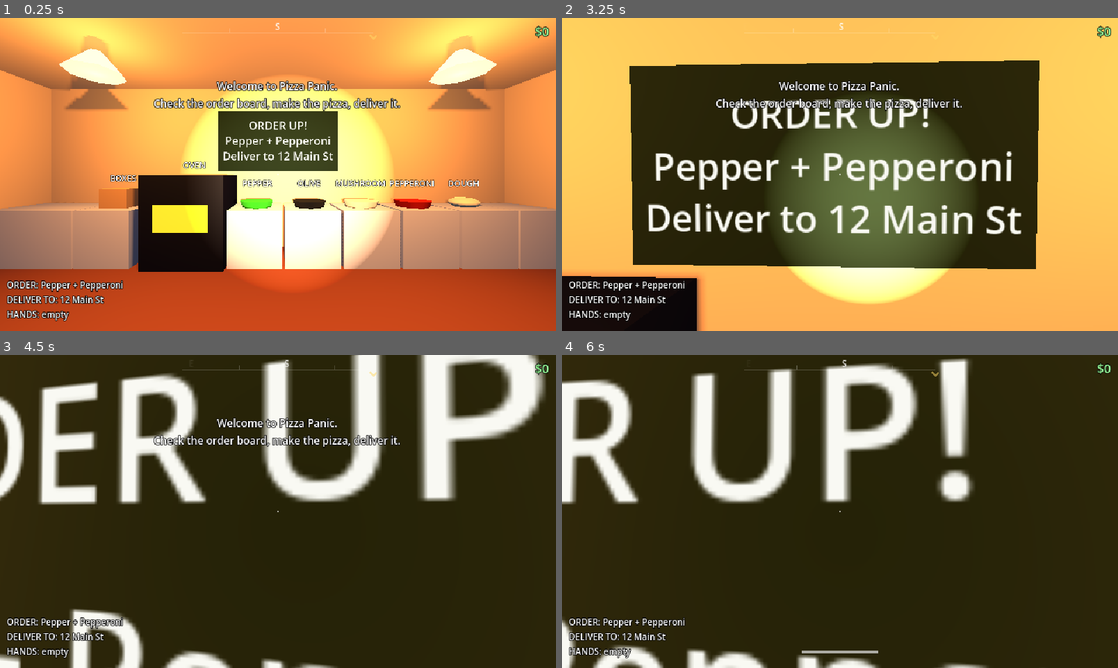
Above: before the commit, frames 1-4 (two rows, left to right).
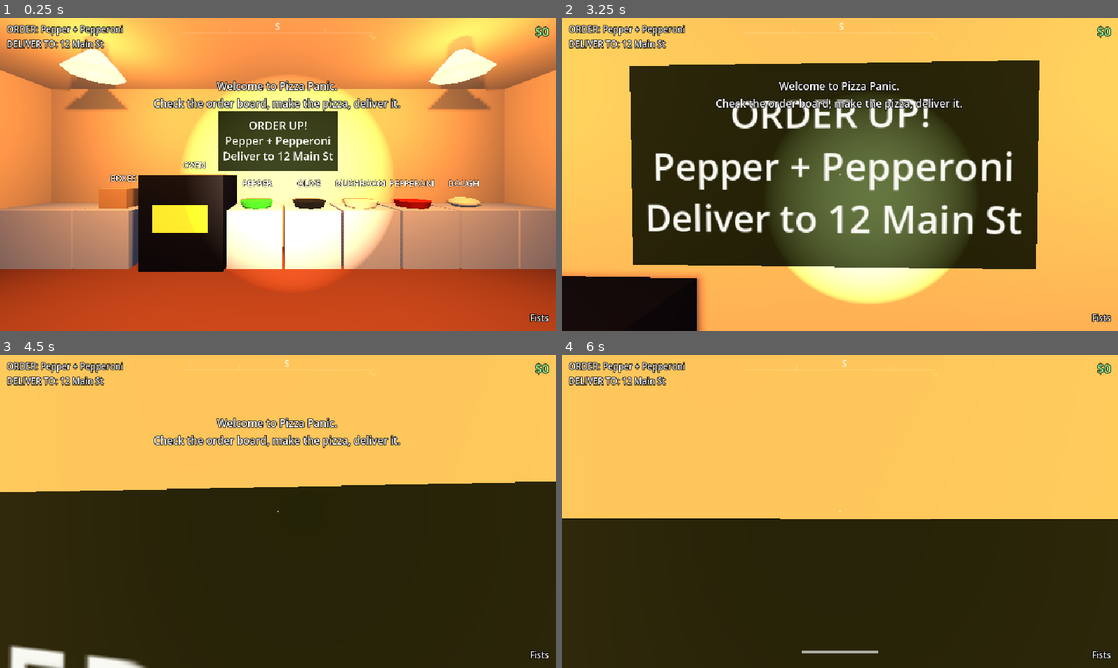
Above: after the commit, the same moments.

Repository: DavidAkrid/Pizza-Panic
Game: Godot game, scene res://scenes/main.tscn
The game is run twice, just before and just after one commit, with the same random seed, the same clock (stepped at 60 frames per second) and the same inputs.
Inputs (mouse positions are in pixels of both pictures, inside the frame that each line leads up to):
- Up to frame 1 (0.25 s): no input
- Up to frame 2 (3.25 s): tap Enter at 0.5 s; move the mouse to (867, 174) at 0.52 s; press the mouse at (867, 174) at 0.53 s; hold W (move_forward) from 0.53 s (still down); tap Space (jump) at 0.77, 1.52, 3.02 s; tap E (interact) at 0.8, 1.35, 3.05 s; move the mouse to (812, 174) at 1.27 s; release the mouse at (812, 174) at 1.28 s; right-click (812, 174) at 1.55 s; move the mouse to (851, 168) at 2.02 s; hold Right mouse button (throw) 2.03-2.78 s; click (851, 168) at 2.3 s; move the mouse to (834, 180) at 2.77 s; click (834, 180) at 2.85 s
- Up to frame 3 (4.5 s): keep holding W (move_forward); move the mouse to (316, 514) at 3.52 s; hold F (flashlight) 3.53-4.28 s; tap Space (jump) at 3.77 s; right-click (316, 514) at 3.8 s; move the mouse to (233, 508) at 4.27 s; tap E (interact) at 4.35 s
- Up to frame 4 (6 s): tap Space (jump) at 4.52 s; click (795, 508) at 4.55 s; move the mouse to (845, 511) at 5.02 s; hold Shift (sprint) 5.03-5.78 s; click (845, 511) at 5.17 s; tap E (interact) at 5.3 s; move the mouse to (817, 505) at 5.77 s; release W (move_forward) at 5.78 s; hold D (move_right) from 5.78 s (still down); right-click (817, 505) at 5.85 s

The runs differ from the first frame. In frame 1, 2.0% of the frame differs, in the area x 1-99%, y 2-98%; in frame 2, 1.6%; in frame 3, 47%; in frame 4, 55%, in the area x 0-100%, y 0-100%.

Commit message:
Add delivery chevron, HUD layout, drop, pizza swipe, interruptible swings
- Floating gold chevron over the active delivery's porch
- HUD: current delivery top left, fists/held item bottom right
- Counter stations get collision over the items on top (box stack etc.)
- E with nothing to interact with drops the held item at your feet
- Thrown pizza damage scales with charge (3% tap -> 15% full)
- Pizza attack is a flat swipe with a wider arc (80 deg); per-item arc
- Next attack can start once the strike lands; return is interruptible
  and the next wind-up blends from the current hand pose

Co-Authored-By: Claude Opus 5.5 <noreply@anthropic.com>

Diff:
--- a/game/scenes/main.tscn
+++ b/game/scenes/main.tscn
@@ -104,6 +104,9 @@
 [sub_resource type="BoxShape3D" id="shape_counter"]
 size = Vector3(0.95, 1, 1)
 
+[sub_resource type="BoxShape3D" id="shape_station_top"]
+size = Vector3(0.7, 0.4, 0.7)
+
 [sub_resource type="CylinderMesh" id="mesh_bowl_pepperoni"]
 material = SubResource("mat_pepperoni")
 top_radius = 0.32
@@ -319,6 +322,10 @@
 [node name="Shape" type="CollisionShape3D" parent="Shop/Dough"]
 shape = SubResource("shape_counter")
 
+[node name="TopShape" type="CollisionShape3D" parent="Shop/Dough"]
+transform = Transform3D(1, 0, 0, 0, 1, 0, 0, 0, 1, 0, 0.7, 0)
+shape = SubResource("shape_station_top")
+
 [node name="Ball" type="MeshInstance3D" parent="Shop/Dough"]
 transform = Transform3D(1, 0, 0, 0, 1, 0, 0, 0, 1, 0, 0.58, 0)
 mesh = SubResource("mesh_dough")
@@ -344,6 +351,10 @@
 [node name="Shape" type="CollisionShape3D" parent="Shop/Pepperoni"]
 shape = SubResource("shape_counter")
 
+[node name="TopShape" type="CollisionShape3D" parent="Shop/Pepperoni"]
+transform = Transform3D(1, 0, 0, 0, 1, 0, 0, 0, 1, 0, 0.7, 0)
+shape = SubResource("shape_station_top")
+
 [node name="Bowl" type="MeshInstance3D" parent="Shop/Pepperoni"]
 transform = Transform3D(1, 0, 0, 0, 1, 0, 0, 0, 1, 0, 0.56, 0)
 mesh = SubResource("mesh_bowl_pepperoni")
@@ -369,6 +380,10 @@
 [node name="Shape" type="CollisionShape3D" parent="Shop/Mushroom"]
 shape = SubResource("shape_counter")
 
+[node name="TopShape" type="CollisionShape3D" parent="Shop/Mushroom"]
+transform = Transform3D(1, 0, 0, 0, 1, 0, 0, 0, 1, 0, 0.7, 0)
+shape = SubResource("shape_station_top")
+
 [node name="Bowl" type="MeshInstance3D" parent="Shop/Mushroom"]
 transform = Transform3D(1, 0, 0, 0, 1, 0, 0, 0, 1, 0, 0.56, 0)
 mesh = SubResource("mesh_bowl_mushroom")
@@ -394,6 +409,10 @@
 [node name="Shape" type="CollisionShape3D" parent="Shop/Olive"]
 shape = SubResource("shape_counter")
 
+[node name="TopShape" type="CollisionShape3D" parent="Shop/Olive"]
+transform = Transform3D(1, 0, 0, 0, 1, 0, 0, 0, 1, 0, 0.7, 0)
+shape = SubResource("shape_station_top")
+
 [node name="Bowl" type="MeshInstance3D" parent="Shop/Olive"]
 transform = Transform3D(1, 0, 0, 0, 1, 0, 0, 0, 1, 0, 0.56, 0)
 mesh = SubResource("mesh_bowl_olive")
@@ -418,6 +437,10 @@
 
 [node name="Shape" type="CollisionShape3D" parent="Shop/Pepper"]
 shape = SubResource("shape_counter")
+
+[node name="TopShape" type="CollisionShape3D" parent="Shop/Pepper"]
+transform = Transform3D(1, 0, 0, 0, 1, 0, 0, 0, 1, 0, 0.7, 0)
+shape = SubResource("shape_station_top")
 
 [node name="Bowl" type="MeshInstance3D" parent="Shop/Pepper"]
 transform = Transform3D(1, 0, 0, 0, 1, 0, 0, 0, 1, 0, 0.56, 0)
@@ -479,6 +502,10 @@
 
 [node name="Shape" type="CollisionShape3D" parent="Shop/Boxes"]
 shape = SubResource("shape_counter")
+
+[node name="TopShape" type="CollisionShape3D" parent="Shop/Boxes"]
+transform = Transform3D(1, 0, 0, 0, 1, 0, 0, 0, 1, 0, 0.7, 0)
+shape = SubResource("shape_station_top")
 
 [node name="Stack" type="MeshInstance3D" parent="Shop/Boxes"]
 transform = Transform3D(1, 0, 0, 0, 1, 0, 0, 0, 1, 0, 0.68, 0)
--- a/game/scripts/game.gd
+++ b/game/scripts/game.gd
@@ -197,18 +197,23 @@
 		lines.append("DELIVER TO: " + order.house.address)
 	else:
 		lines.append("No order. Head back to the shop.")
-	var hands := "empty"
+	hud.order_label.text = "\n".join(lines)
 	if player.held:
-		hands = player.held.describe()
+		hud.hands_label.text = player.held.describe()
 	elif player.held_item:
-		hands = player.held_item.item_name
-	lines.append("HANDS: " + hands)
-	hud.order_label.text = "\n".join(lines)
+		hud.hands_label.text = player.held_item.item_name
+	else:
+		hud.hands_label.text = "Fists"
 	hud.money_label.text = "$%d" % money
 	hud.set_stamina(player.stamina / Player.STAMINA_MAX)
 
 	var target = player.get_interact_target()
-	hud.prompt_label.text = target.get_prompt(player) if target else ""
+	if target:
+		hud.prompt_label.text = target.get_prompt(player)
+	elif not player.hands_free():
+		hud.prompt_label.text = "[E] Drop"
+	else:
+		hud.prompt_label.text = ""
 
 	var fwd := -player.global_transform.basis.z
 	hud.compass.heading = atan2(fwd.x, -fwd.z)
--- a/game/scripts/house.gd
+++ b/game/scripts/house.gd
@@ -6,6 +6,10 @@
 var porch_light: OmniLight3D
 var bulb_material: StandardMaterial3D
 var idle_energy := 0.0
+var chevron: Node3D ## floating marker over the porch, deliverable houses only
+
+const CHEVRON_POS := Vector3(0, 3.45, 4.6)
+var _t := 0.0
 
 
 func set_active(active: bool) -> void:
@@ -13,6 +17,19 @@
 	porch_light.light_energy = energy
 	porch_light.visible = energy > 0.0
 	bulb_material.emission_energy_multiplier = energy * 2.0
+	if chevron:
+		chevron.visible = active
+	set_process(active and chevron != null)
+
+
+func _process(delta: float) -> void:
+	# Bob gently and turn to face the camera so the V always reads.
+	_t += delta
+	chevron.position = CHEVRON_POS + Vector3(0, sin(_t * 2.0) * 0.12, 0)
+	var cam := get_viewport().get_camera_3d()
+	if cam:
+		var to := cam.global_position - chevron.global_position
+		chevron.global_rotation = Vector3(0, atan2(to.x, to.z), 0)
 
 
 ## Where the HUD waypoint points.
--- a/game/scripts/hud.gd
+++ b/game/scripts/hud.gd
@@ -2,7 +2,8 @@
 extends CanvasLayer
 ## Minimal HUD built in code. Positions assume the 640x360 base viewport.
 
-var order_label: Label
+var order_label: Label ## top left: current delivery
+var hands_label: Label ## bottom right: fists or what you're holding
 var money_label: Label
 var prompt_label: Label
 var message_label: Label
@@ -12,7 +13,11 @@
 
 
 func _ready() -> void:
-	order_label = _label(Vector2(8, 300), Vector2(360, 56), 10, HORIZONTAL_ALIGNMENT_LEFT)
+	order_label = _label(Vector2(8, 6), Vector2(190, 50), 10, HORIZONTAL_ALIGNMENT_LEFT)
+	order_label.autowrap_mode = TextServer.AUTOWRAP_WORD_SMART
+	hands_label = _label(Vector2(392, 296), Vector2(240, 56), 10, HORIZONTAL_ALIGNMENT_RIGHT)
+	hands_label.vertical_alignment = VERTICAL_ALIGNMENT_BOTTOM
+	hands_label.autowrap_mode = TextServer.AUTOWRAP_WORD_SMART
 	money_label = _label(Vector2(432, 6), Vector2(200, 20), 14, HORIZONTAL_ALIGNMENT_RIGHT)
 	money_label.modulate = Color(0.6, 1, 0.6)
 	prompt_label = _label(Vector2(120, 205), Vector2(400, 20), 10, HORIZONTAL_ALIGNMENT_CENTER)
--- a/game/scripts/neighborhood.gd
+++ b/game/scripts/neighborhood.gd
@@ -275,11 +275,32 @@
 
 	h.porch_light = light
 	h.bulb_material = bulb_mat
+	if deliverable:
+		h.chevron = _chevron()
+		h.chevron.position = House.CHEVRON_POS
+		h.chevron.scale = Vector3.ONE * 1.3
+		h.add_child(h.chevron)
 	if not deliverable and _rng.randf() < 0.4:
 		h.idle_energy = 0.8
 	h.set_active(false)
 	if deliverable:
 		houses.append(h)
+
+
+## Glowing "V" that floats over the active delivery's porch.
+func _chevron() -> CSGPolygon3D:
+	var c := CSGPolygon3D.new()
+	c.polygon = PackedVector2Array([
+		Vector2(-0.4, 0.35), Vector2(0, -0.15), Vector2(0.4, 0.35),
+		Vector2(0.22, 0.35), Vector2(0, 0.08), Vector2(-0.22, 0.35),
+	])
+	c.depth = 0.08
+	var mat := StandardMaterial3D.new()
+	mat.shading_mode = BaseMaterial3D.SHADING_MODE_UNSHADED
+	mat.albedo_color = Color(1, 0.85, 0.4) # same gold as the compass marker
+	c.material = mat
+	c.cast_shadow = GeometryInstance3D.SHADOW_CASTING_SETTING_OFF
+	return c
 
 
 func _tree(pos: Vector3) -> void:
--- a/game/scripts/player.gd
+++ b/game/scripts/player.gd
@@ -29,9 +29,11 @@
 const CHARGE_FORCE_MULT := 2.6
 const CHARGE_STUN_MULT := 2.0
 const CHARGE_RANGE_BONUS := 0.4
+const CHARGE_BLEND := 0.12 # first part of a wind-up eases in from wherever the hand was
 # Base (tap) stats for the two things that aren't world items. Items carry their own (see Throwable).
-const PUNCH := {"range": 1.8, "force": 6.0, "stun": 0.6, "cooldown": 0.45, "hits_all": false}
-const PIZZA_SWING := {"range": 2.3, "force": 8.0, "stun": 1.0, "cooldown": 0.8, "hits_all": true}
+# "arc" = degrees either side of straight ahead that the attack can hit.
+const PUNCH := {"range": 1.8, "arc": 60.0, "force": 6.0, "stun": 0.6, "hits_all": false}
+const PIZZA_SWING := {"range": 2.3, "arc": 80.0, "force": 8.0, "stun": 1.0, "hits_all": true}
 const THROW_SPEED := Vector2(6.0, 16.0) # tap lob -> full charge
 
 # Fist poses (position + rotation in radians). Cosmetic: wind up out to the right with the
@@ -42,6 +44,13 @@
 const FIST_WOUND_ROT := Vector3(0.15, -0.5, -0.35)
 const FIST_STRIKE := Vector3(-0.02, -0.15, -0.75)
 const FIST_STRIKE_ROT := Vector3(-0.05, 0.35, 0.7)
+# Pizza swipe: flat sweep right -> left, offsets from the hand's rest pose (rotation in radians).
+const PIZZA_WOUND := Vector3(0.3, 0.02, 0.12)
+const PIZZA_WOUND_ROT := Vector3(0.0, -0.7, 0.0)
+const PIZZA_MID := Vector3(-0.2, 0.05, -0.22)
+const PIZZA_MID_ROT := Vector3(0.0, 0.2, 0.0)
+const PIZZA_STRIKE := Vector3(-0.65, 0.03, -0.05)
+const PIZZA_STRIKE_ROT := Vector3(0.0, 0.9, 0.0)
 const HAND_WOUND_THROW := Vector3(0.38, -0.02, -0.3) # cocked up by the shoulder
 const HAND_WOUND_THROW_ROT := Vector3(0.8, 0.0, 0.0) # tipped back, front edge up
 
@@ -60,7 +69,10 @@
 var _bob_offset := 0.0
 var _was_on_floor := true
 var _footsteps: AudioStreamPlayer
-var _attack_cd := 0.0
+var _attack_cd := 0.0 ## next attack allowed once the current strike lands
+var _anim_tween: Tween
+var _charge_from_hand: Transform3D # where the hand/fist were when this wind-up started,
+var _charge_from_fist: Transform3D # so interrupting a return blends instead of snapping
 var _fist: MeshInstance3D
 var _hand_rest: Transform3D
 var _gravity: float = ProjectSettings.get_setting("physics/3d/default_gravity")
@@ -135,6 +147,8 @@
 		var target = get_interact_target()
 		if target:
 			target.interact(self)
+		else:
+			drop()
 
 
 ## Whatever station/door/item the crosshair is on, or null.
@@ -188,9 +202,10 @@
 	refresh_held()
 
 
-func _throw(power: float) -> void:
+## Takes whatever is in your hands out as a world object, or null if hands are empty.
+func _release_held() -> Throwable:
 	if hands_free():
-		return
+		return null
 	var item: Throwable
 	if held:
 		item = Throwable.from_pizza(held)
@@ -200,13 +215,32 @@
 		held_item = null
 	refresh_held()
 	hand.transform = _hand_rest
+	get_tree().current_scene.add_child(item)
+	return item
+
+
+func _throw(charge_amount: float) -> void:
+	var item := _release_held()
+	if item == null:
+		return
 	var aim := -camera.global_transform.basis.z
-	get_tree().current_scene.add_child(item)
 	item.global_position = camera.global_position + aim * 0.6 + Vector3.DOWN * 0.15
-	item.linear_velocity = aim * lerpf(THROW_SPEED.x, THROW_SPEED.y, power) + Vector3.UP * 1.5 + velocity * 0.5
+	item.linear_velocity = aim * lerpf(THROW_SPEED.x, THROW_SPEED.y, charge_amount) + Vector3.UP * 1.5 + velocity * 0.5
 	item.angular_velocity = Vector3(randf_range(-8, 8), randf_range(-8, 8), randf_range(-8, 8))
-	item.thrown(lerpf(1.0, CHARGE_FORCE_MULT, power))
-	play_sfx(WHOOSH, lerpf(1.5, 1.1, power), lerpf(-12.0, -5.0, power))
+	item.thrown(charge_amount)
+	play_sfx(WHOOSH, lerpf(1.5, 1.1, charge_amount), lerpf(-12.0, -5.0, charge_amount))
+
+
+## Set it down at your feet. Gentle, so it can't hurt anything (including the pizza).
+func drop() -> void:
+	var item := _release_held()
+	if item == null:
+		return
+	var forward := -global_transform.basis.z
+	forward.y = 0.0
+	item.global_position = global_position + forward.normalized() * 0.5 + Vector3.UP * 0.25
+	item.global_rotation = Vector3(0, rotation.y, 0)
+	item.linear_velocity = velocity * 0.5
 
 
 # --- Fighting -----------------------------------------------------------------
@@ -222,9 +256,12 @@
 		return
 	_charging = kind
 	charge = 0.0
+	if _anim_tween:
+		_anim_tween.kill() # cut the previous swing's return short
+	_charge_from_hand = hand.transform
+	_charge_from_fist = _fist.transform if _fist.visible else Transform3D(Basis.from_euler(FIST_REST_ROT), FIST_REST)
 	if kind == Charging.ATTACK and hands_free():
-		_fist.position = FIST_REST
-		_fist.rotation = FIST_REST_ROT
+		_fist.transform = _charge_from_fist
 		_fist.visible = true
 
 
@@ -253,8 +290,8 @@
 		return PIZZA_SWING
 	if held_item:
 		return {
-			"range": held_item.swing_range, "force": held_item.swing_force, "stun": held_item.swing_stun,
-			"cooldown": held_item.swing_cooldown, "hits_all": held_item.swing_hits_all,
+			"range": held_item.swing_range, "arc": held_item.swing_arc, "force": held_item.swing_force, "stun": held_item.swing_stun,
+			"hits_all": held_item.swing_hits_all,
 		}
 	return PUNCH
 
@@ -262,11 +299,10 @@
 func _attack(power: float) -> void:
 	var w := _weapon()
 	var fist := hands_free()
-	_attack_cd = w.cooldown
 	play_sfx(WHOOSH, lerpf(1.3 if fist else 0.95, 0.8, power), lerpf(-8.0, -2.0, power))
-	_animate_attack(fist)
-
-	var targets := _monsters_in_front(w.range + CHARGE_RANGE_BONUS * power)
+	_attack_cd = _animate_attack()
+
+	var targets := _monsters_in_front(w.range + CHARGE_RANGE_BONUS * power, w.arc)
 	if targets.is_empty():
 		return
 	if not w.hits_all: # small things only land on the closest monster
@@ -285,25 +321,41 @@
 		pizza_swung.emit()
 
 
-func _animate_attack(fist: bool) -> void:
-	var tw := create_tween()
-	if fist:
+## Plays the strike, then an interruptible return to rest. Returns how long the strike takes.
+func _animate_attack() -> float:
+	if _anim_tween:
+		_anim_tween.kill()
+	_anim_tween = create_tween()
+	var tw := _anim_tween
+	if hands_free():
 		_fist.visible = true
 		tw.tween_property(_fist, "transform", Transform3D(Basis.from_euler(FIST_STRIKE_ROT), FIST_STRIKE), 0.07)
 		tw.tween_property(_fist, "transform", Transform3D(Basis.from_euler(FIST_REST_ROT), FIST_REST), 0.16)
 		tw.tween_callback(_fist.hide)
-	else:
-		tw.tween_property(hand, "transform", _item_swing_pose(FIST_STRIKE, FIST_STRIKE_ROT), 0.08)
-		tw.tween_property(hand, "transform", _hand_rest, 0.22)
+		return 0.07
+	if held:
+		# Pizza: flat swipe through the middle and out to the left.
+		tw.tween_property(hand, "transform", _hand_pose(PIZZA_MID, PIZZA_MID_ROT), 0.05)
+		tw.tween_property(hand, "transform", _hand_pose(PIZZA_STRIKE, PIZZA_STRIKE_ROT), 0.06)
+		tw.tween_property(hand, "transform", _hand_rest, 0.25)
+		return 0.11
+	tw.tween_property(hand, "transform", _item_swing_pose(FIST_STRIKE, FIST_STRIKE_ROT), 0.08)
+	tw.tween_property(hand, "transform", _hand_rest, 0.22)
+	return 0.08
+
+
+## The hand's rest pose, moved by `offset` and turned by `rot` (radians).
+func _hand_pose(offset: Vector3, rot: Vector3) -> Transform3D:
+	return Transform3D(Basis.from_euler(rot) * _hand_rest.basis, _hand_rest.origin + offset)
 
 
 ## Held items follow the same arc as the fist: the fist's movement away from its rest pose
 ## is applied on top of the hand's rest pose.
 func _item_swing_pose(fist_pos: Vector3, fist_rot: Vector3) -> Transform3D:
-	return Transform3D(Basis.from_euler(fist_rot) * _hand_rest.basis, _hand_rest.origin + fist_pos - FIST_REST)
-
-
-func _monsters_in_front(reach: float) -> Array[Shambler]:
+	return _hand_pose(fist_pos - FIST_REST, fist_rot)
+
+
+func _monsters_in_front(reach: float, arc_degrees: float) -> Array[Shambler]:
 	var forward := -global_transform.basis.z
 	forward.y = 0.0
 	forward = forward.normalized()
@@ -312,7 +364,7 @@
 		var to := m.global_position - global_position
 		to.y = 0.0
 		var d := to.length()
-		if d < reach and (d < 0.6 or forward.dot(to / d) > 0.5):
+		if d < reach and (d < 0.6 or forward.dot(to / d) > cos(deg_to_rad(arc_degrees))):
 			found.append(m)
 	return found
 
@@ -335,16 +387,21 @@
 	if _charging != Charging.NONE:
 		charge = minf(charge + delta / CHARGE_TIME, 1.0)
 		var tremble := Vector3(randf_range(-1, 1), randf_range(-1, 1), 0) * 0.008 * charge
+		var blend := clampf(charge / CHARGE_BLEND, 0.0, 1.0)
 		if _charging == Charging.ATTACK and hands_free():
-			_fist.position = FIST_REST.lerp(FIST_WOUND, charge) + tremble
-			_fist.rotation = FIST_REST_ROT.lerp(FIST_WOUND_ROT, charge)
-		elif _charging == Charging.ATTACK:
-			var pose := _item_swing_pose(FIST_REST.lerp(FIST_WOUND, charge), FIST_REST_ROT.lerp(FIST_WOUND_ROT, charge))
-			pose.origin += tremble
-			hand.transform = pose
+			var fist_pose := Transform3D(Basis.from_euler(FIST_REST_ROT.lerp(FIST_WOUND_ROT, charge)), FIST_REST.lerp(FIST_WOUND, charge))
+			_fist.transform = _charge_from_fist.interpolate_with(fist_pose, blend)
+			_fist.position += tremble
 		else:
-			var rot := Basis.from_euler(Vector3.ZERO.lerp(HAND_WOUND_THROW_ROT, charge))
-			hand.transform = Transform3D(rot * _hand_rest.basis, _hand_rest.origin.lerp(HAND_WOUND_THROW, charge) + tremble)
+			var pose: Transform3D
+			if _charging == Charging.ATTACK and held:
+				pose = _hand_pose(PIZZA_WOUND * charge, PIZZA_WOUND_ROT * charge)
+			elif _charging == Charging.ATTACK:
+				pose = _item_swing_pose(FIST_REST.lerp(FIST_WOUND, charge), FIST_REST_ROT.lerp(FIST_WOUND_ROT, charge))
+			else:
+				pose = _hand_pose((HAND_WOUND_THROW - _hand_rest.origin) * charge, HAND_WOUND_THROW_ROT * charge)
+			hand.transform = _charge_from_hand.interpolate_with(pose, blend)
+			hand.position += tremble
 
 	if not is_on_floor():
 		velocity.y -= _gravity * delta
--- a/game/scripts/throwable.gd
+++ b/game/scripts/throwable.gd
@@ -6,7 +6,7 @@
 const MASK := 1 | 8 | 16 # bounces off the world, monsters, and other props
 const CLINK := preload("res://audio/clink.wav")
 const THUD := preload("res://audio/thud.wav")
-const PIZZA_IMPACT_DAMAGE := 10.0
+const PIZZA_IMPACT_DAMAGE := Vector2(3.0, 15.0) # tap throw -> full charge
 const HIT_SPEED := 4.0 # minimum speed for a throw to count as a hit
 const SODA_COLORS := [Color(0.75, 0.1, 0.1), Color(0.1, 0.3, 0.75), Color(0.15, 0.6, 0.2), Color(0.85, 0.55, 0.1)]
 
@@ -15,7 +15,7 @@
 @export var swing_force := 5.0
 @export var swing_stun := 0.5
 @export var swing_range := 1.9
-@export var swing_cooldown := 0.4
+@export var swing_arc := 60.0 ## degrees either side of straight ahead
 @export var swing_hits_all := false ## big items hit everything in the arc, small ones only the closest
 @export_group("Thrown")
 @export var throw_force := 7.0
@@ -23,7 +23,7 @@
 
 var pizza: Pizza ## set when this is a thrown pizza
 var _live := false # thrown and hasn't hit anything yet
-var _power := 1.0 # charge multiplier from the throw
+var _charge := 0.0 # how charged the throw was, 0..1
 # Last few frames of velocity. Contacts can be reported a frame after the bounce already
 # slowed us down, so impacts are judged by the fastest recent sample.
 var _recent_velocities: Array[Vector3] = []
@@ -88,10 +88,10 @@
 	return v
 
 
-## `power` scales how hard it hits (1 = tap, higher = charged).
-func thrown(power: float) -> void:
+## `charge_amount` (0 = tap, 1 = full) scales how hard it hits and how much a pizza suffers.
+func thrown(charge_amount: float) -> void:
 	_live = true
-	_power = power
+	_charge = charge_amount
 	_recent_velocities.clear() # forget velocities from before it was picked up
 
 
@@ -125,10 +125,12 @@
 	if body is Shambler:
 		var push := impact
 		push.y = 0.0
-		(body as Shambler).knock_back(push.normalized() * throw_force * _power, throw_stun * minf(_power, 2.0))
+		var force_mult := lerpf(1.0, Player.CHARGE_FORCE_MULT, _charge)
+		var stun_mult := lerpf(1.0, Player.CHARGE_STUN_MULT, _charge)
+		(body as Shambler).knock_back(push.normalized() * throw_force * force_mult, throw_stun * stun_mult)
 
 	if pizza:
-		pizza.condition -= PIZZA_IMPACT_DAMAGE
+		pizza.condition -= lerpf(PIZZA_IMPACT_DAMAGE.x, PIZZA_IMPACT_DAMAGE.y, _charge)
 		if pizza.condition <= 0.0:
 			Game.instance.hud.show_message("The pizza splattered!\nBack to the shop to make another.", 4.0)
 			queue_free()
